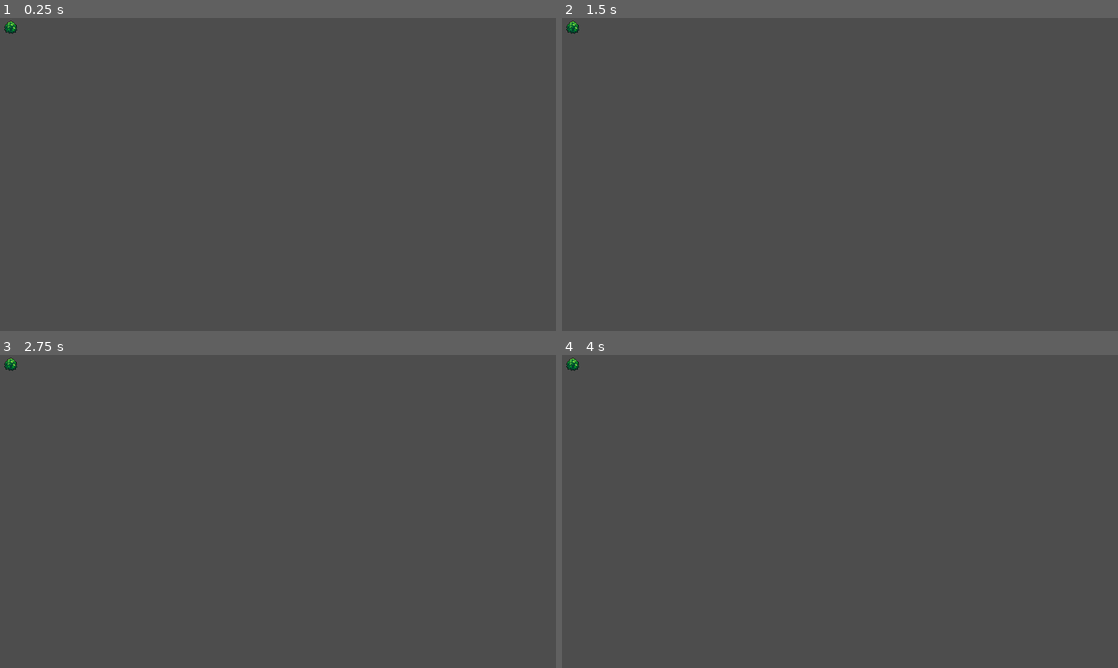
Above: before the commit, frames 1-4 (two rows, left to right).
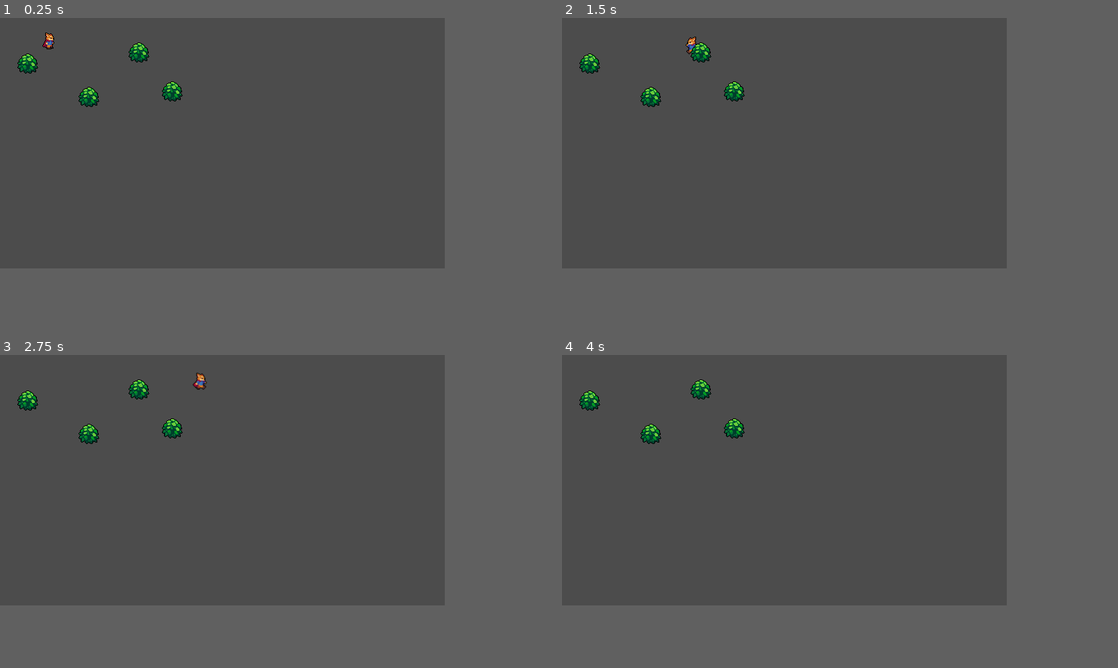
Above: after the commit, the same moments.

Repository: SuunY233/my_first_game
Game: Godot game, scene res://world.tscn
The game is run twice, just before and just after one commit, with the same random seed, the same clock (stepped at 60 frames per second) and the same inputs.
Inputs:
- Up to frame 1 (0.25 s): no input
- Up to frame 2 (1.5 s): tap Enter at 0.5 s; hold Right (ui_right) 0.53-1.28 s; hold Down (ui_down) from 1.28 s (still down)
- Up to frame 3 (2.75 s): tap Space at 2 s; release Down (ui_down) at 2.03 s; hold Right (ui_right) from 2.03 s (still down)
- Up to frame 4 (4 s): release Right (ui_right) at 2.78 s; hold Up (ui_up) 2.78-3.53 s; hold Left (ui_left) from 3.53 s (still down)
The window is 800x450 before the commit and 640x360 after it. Grey fills any space a smaller window leaves; there, only what the larger window draws over its background counts as a difference.

The runs differ from the first frame. In frame 1, 0.8% of the frame differs, in the area x 0-33%, y 0-29%; in frame 2, 0.8%; in frame 3, 0.9%, in the area x 0-38%, y 0-29%; in frame 4, 0.8%.

Commit message:
add player and animation

Diff:
--- /dev/null
+++ b/Player/player.gd
@@ -0,0 +1,22 @@
+extends CharacterBody2D
+
+const MAX_SPEED = 150.0
+const ACCELERATION = 600.0
+const FRICTION = 1000.0
+
+@onready var animationPlayer = $AnimationPlayer
+
+func _physics_process(delta: float) -> void:
+	var input_dir = Input.get_vector("ui_left", "ui_right", "ui_up", "ui_down")
+	if input_dir != Vector2.ZERO:
+		if input_dir.x > 0:
+			animationPlayer.play("RunRight")
+		else:
+			animationPlayer.play("RunLeft")
+		var target_velocity = input_dir * MAX_SPEED
+		velocity = velocity.move_toward(target_velocity, ACCELERATION * delta)
+	else:
+		animationPlayer.play("IdelRight")
+		velocity = velocity.move_toward(Vector2.ZERO, FRICTION * delta)
+	velocity = velocity.limit_length(MAX_SPEED)
+	move_and_slide()
--- /dev/null
+++ b/Player/player.tscn
@@ -0,0 +1,199 @@
+[gd_scene load_steps=14 format=3 uid="uid://b7l0x8uhintra"]
+
+[ext_resource type="Script" uid="uid://b05h7srm2kpiu" path="res://Player/player.gd" id="1_4ntmi"]
+[ext_resource type="Texture2D" uid="uid://c0nj55snfrx0m" path="res://Player/Player.png" id="2_btcbx"]
+
+[sub_resource type="CapsuleShape2D" id="CapsuleShape2D_tlwt5"]
+radius = 4.0
+height = 10.0
+
+[sub_resource type="Animation" id="Animation_4ntmi"]
+resource_name = "RunRight"
+length = 0.6
+loop_mode = 1
+step = 0.1
+tracks/0/type = "value"
+tracks/0/imported = false
+tracks/0/enabled = true
+tracks/0/path = NodePath("Sprite2D:frame")
+tracks/0/interp = 1
+tracks/0/loop_wrap = true
+tracks/0/keys = {
+"times": PackedFloat32Array(0, 0.1, 0.2, 0.3, 0.4, 0.5),
+"transitions": PackedFloat32Array(1, 1, 1, 1, 1, 1),
+"update": 1,
+"values": [1, 2, 3, 4, 5, 0]
+}
+
+[sub_resource type="Animation" id="Animation_btcbx"]
+length = 0.001
+tracks/0/type = "value"
+tracks/0/imported = false
+tracks/0/enabled = true
+tracks/0/path = NodePath("Sprite2D:frame")
+tracks/0/interp = 1
+tracks/0/loop_wrap = true
+tracks/0/keys = {
+"times": PackedFloat32Array(0),
+"transitions": PackedFloat32Array(1),
+"update": 1,
+"values": [1]
+}
+
+[sub_resource type="Animation" id="Animation_gwnis"]
+resource_name = "RunUp"
+length = 0.6
+loop_mode = 1
+step = 0.1
+tracks/0/type = "value"
+tracks/0/imported = false
+tracks/0/enabled = true
+tracks/0/path = NodePath("Sprite2D:frame")
+tracks/0/interp = 1
+tracks/0/loop_wrap = true
+tracks/0/keys = {
+"times": PackedFloat32Array(0, 0.1, 0.2, 0.3, 0.4, 0.5),
+"transitions": PackedFloat32Array(1, 1, 1, 1, 1, 1),
+"update": 1,
+"values": [7, 8, 9, 10, 11, 6]
+}
+
+[sub_resource type="Animation" id="Animation_k53q1"]
+resource_name = "RunLeft"
+length = 0.6
+loop_mode = 1
+step = 0.1
+tracks/0/type = "value"
+tracks/0/imported = false
+tracks/0/enabled = true
+tracks/0/path = NodePath("Sprite2D:frame")
+tracks/0/interp = 1
+tracks/0/loop_wrap = true
+tracks/0/keys = {
+"times": PackedFloat32Array(0, 0.1, 0.2, 0.3, 0.4, 0.5),
+"transitions": PackedFloat32Array(1, 1, 1, 1, 1, 1),
+"update": 1,
+"values": [13, 14, 15, 16, 17, 12]
+}
+
+[sub_resource type="Animation" id="Animation_fhl08"]
+resource_name = "RunDown"
+length = 0.6
+loop_mode = 1
+step = 0.1
+tracks/0/type = "value"
+tracks/0/imported = false
+tracks/0/enabled = true
+tracks/0/path = NodePath("Sprite2D:frame")
+tracks/0/interp = 1
+tracks/0/loop_wrap = true
+tracks/0/keys = {
+"times": PackedFloat32Array(0, 0.1, 0.2, 0.3, 0.4, 0.5),
+"transitions": PackedFloat32Array(1, 1, 1, 1, 1, 1),
+"update": 1,
+"values": [19, 20, 21, 22, 23, 18]
+}
+
+[sub_resource type="Animation" id="Animation_vtle1"]
+resource_name = "IdelRight"
+length = 0.1
+loop_mode = 1
+step = 0.1
+tracks/0/type = "value"
+tracks/0/imported = false
+tracks/0/enabled = true
+tracks/0/path = NodePath("Sprite2D:frame")
+tracks/0/interp = 1
+tracks/0/loop_wrap = true
+tracks/0/keys = {
+"times": PackedFloat32Array(0),
+"transitions": PackedFloat32Array(1),
+"update": 1,
+"values": [0]
+}
+
+[sub_resource type="Animation" id="Animation_od3ui"]
+resource_name = "IdelUp"
+length = 0.1
+loop_mode = 1
+step = 0.1
+tracks/0/type = "value"
+tracks/0/imported = false
+tracks/0/enabled = true
+tracks/0/path = NodePath("Sprite2D:frame")
+tracks/0/interp = 1
+tracks/0/loop_wrap = true
+tracks/0/keys = {
+"times": PackedFloat32Array(0),
+"transitions": PackedFloat32Array(1),
+"update": 1,
+"values": [6]
+}
+
+[sub_resource type="Animation" id="Animation_00tjw"]
+resource_name = "IdelLeft"
+length = 0.1
+loop_mode = 1
+step = 0.1
+tracks/0/type = "value"
+tracks/0/imported = false
+tracks/0/enabled = true
+tracks/0/path = NodePath("Sprite2D:frame")
+tracks/0/interp = 1
+tracks/0/loop_wrap = true
+tracks/0/keys = {
+"times": PackedFloat32Array(0),
+"transitions": PackedFloat32Array(1),
+"update": 1,
+"values": [12]
+}
+
+[sub_resource type="Animation" id="Animation_x3vf3"]
+resource_name = "IdelDown"
+length = 0.1
+loop_mode = 1
+step = 0.1
+tracks/0/type = "value"
+tracks/0/imported = false
+tracks/0/enabled = true
+tracks/0/path = NodePath("Sprite2D:frame")
+tracks/0/interp = 1
+tracks/0/loop_wrap = true
+tracks/0/keys = {
+"times": PackedFloat32Array(0),
+"transitions": PackedFloat32Array(1),
+"update": 1,
+"values": [18]
+}
+
+[sub_resource type="AnimationLibrary" id="AnimationLibrary_gwnis"]
+_data = {
+&"IdelDown": SubResource("Animation_x3vf3"),
+&"IdelLeft": SubResource("Animation_00tjw"),
+&"IdelRight": SubResource("Animation_vtle1"),
+&"IdelUp": SubResource("Animation_od3ui"),
+&"RESET": SubResource("Animation_btcbx"),
+&"RunDown": SubResource("Animation_fhl08"),
+&"RunLeft": SubResource("Animation_k53q1"),
+&"RunRight": SubResource("Animation_4ntmi"),
+&"RunUp": SubResource("Animation_gwnis")
+}
+
+[node name="Player" type="CharacterBody2D"]
+script = ExtResource("1_4ntmi")
+
+[node name="Sprite2D" type="Sprite2D" parent="."]
+position = Vector2(0, -8)
+texture = ExtResource("2_btcbx")
+hframes = 60
+frame = 1
+
+[node name="CollisionShape2D" type="CollisionShape2D" parent="."]
+position = Vector2(-1, 1)
+rotation = -1.5707964
+shape = SubResource("CapsuleShape2D_tlwt5")
+
+[node name="AnimationPlayer" type="AnimationPlayer" parent="."]
+libraries = {
+&"": SubResource("AnimationLibrary_gwnis")
+}
--- /dev/null
+++ b/World/bush.tscn
@@ -0,0 +1,17 @@
+[gd_scene load_steps=3 format=3 uid="uid://b4rmb7qaur6wx"]
+
+[ext_resource type="Texture2D" uid="uid://cdkgja4y2c3lx" path="res://World/Bush.png" id="1_u11mq"]
+
+[sub_resource type="CapsuleShape2D" id="CapsuleShape2D_u11mq"]
+radius = 6.0
+height = 26.0
+
+[node name="Bush" type="StaticBody2D"]
+
+[node name="Sprite2D" type="Sprite2D" parent="."]
+position = Vector2(0, -6)
+texture = ExtResource("1_u11mq")
+
+[node name="CollisionShape2D" type="CollisionShape2D" parent="."]
+rotation = -1.5707964
+shape = SubResource("CapsuleShape2D_u11mq")
--- /dev/null
+++ b/World/world.gd
@@ -0,0 +1,6 @@
+extends Node2D
+
+func _process(_delta):
+	for child in get_children():
+		if child is Node2D:
+			child.z_index = child.global_position.y
--- a/project.godot
+++ b/project.godot
@@ -15,8 +15,9 @@
 
 [display]
 
-window/size/viewport_width=1280
-window/size/viewport_height=720
+window/size/viewport_width=640
+window/size/viewport_height=360
+window/stretch/mode="viewport"
 
 [importer_defaults]
 
@@ -45,3 +46,7 @@
 "roughness/mode": 0,
 "roughness/src_normal": ""
 }
+
+[rendering]
+
+viewport/hdr_2d=true
--- a/world.tscn
+++ b/world.tscn
@@ -1,9 +1,23 @@
-[gd_scene load_steps=2 format=3 uid="uid://d2ldvpmxfxrty"]
+[gd_scene load_steps=4 format=3 uid="uid://d2ldvpmxfxrty"]
 
-[ext_resource type="Texture2D" uid="uid://cdkgja4y2c3lx" path="res://World/Bush.png" id="1_f3sb7"]
+[ext_resource type="PackedScene" uid="uid://b7l0x8uhintra" path="res://Player/player.tscn" id="1_f3sb7"]
+[ext_resource type="Script" uid="uid://bsksxcktpc577" path="res://World/world.gd" id="1_tlwt5"]
+[ext_resource type="PackedScene" uid="uid://b4rmb7qaur6wx" path="res://World/bush.tscn" id="2_fj7yv"]
 
 [node name="World" type="Node2D"]
+script = ExtResource("1_tlwt5")
 
-[node name="Bush" type="Sprite2D" parent="."]
-position = Vector2(25, 22)
-texture = ExtResource("1_f3sb7")
+[node name="Player" parent="." instance=ExtResource("1_f3sb7")]
+position = Vector2(72, 40)
+
+[node name="Bush" parent="." instance=ExtResource("2_fj7yv")]
+position = Vector2(40, 72)
+
+[node name="Bush2" parent="." instance=ExtResource("2_fj7yv")]
+position = Vector2(128, 120)
+
+[node name="Bush3" parent="." instance=ExtResource("2_fj7yv")]
+position = Vector2(200, 56)
+
+[node name="Bush4" parent="." instance=ExtResource("2_fj7yv")]
+position = Vector2(248, 112)
Not shown, added: Player/player.gd.uid
Not shown, added: World/world.gd.uid
